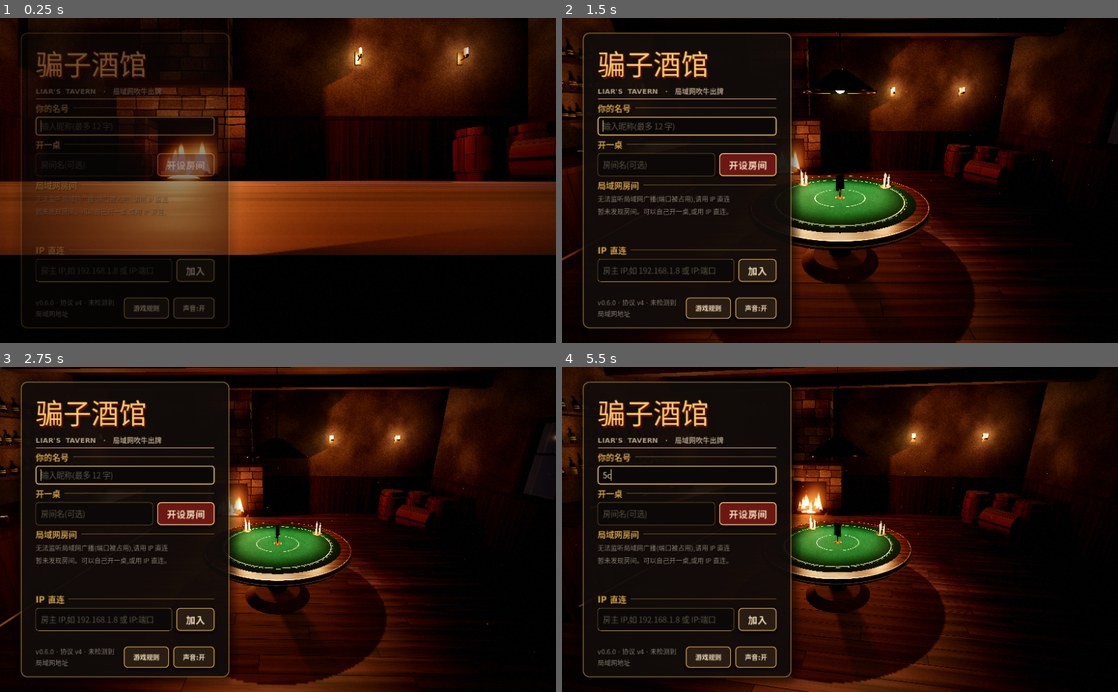
Above: before the commit, frames 1-4 (two rows, left to right).
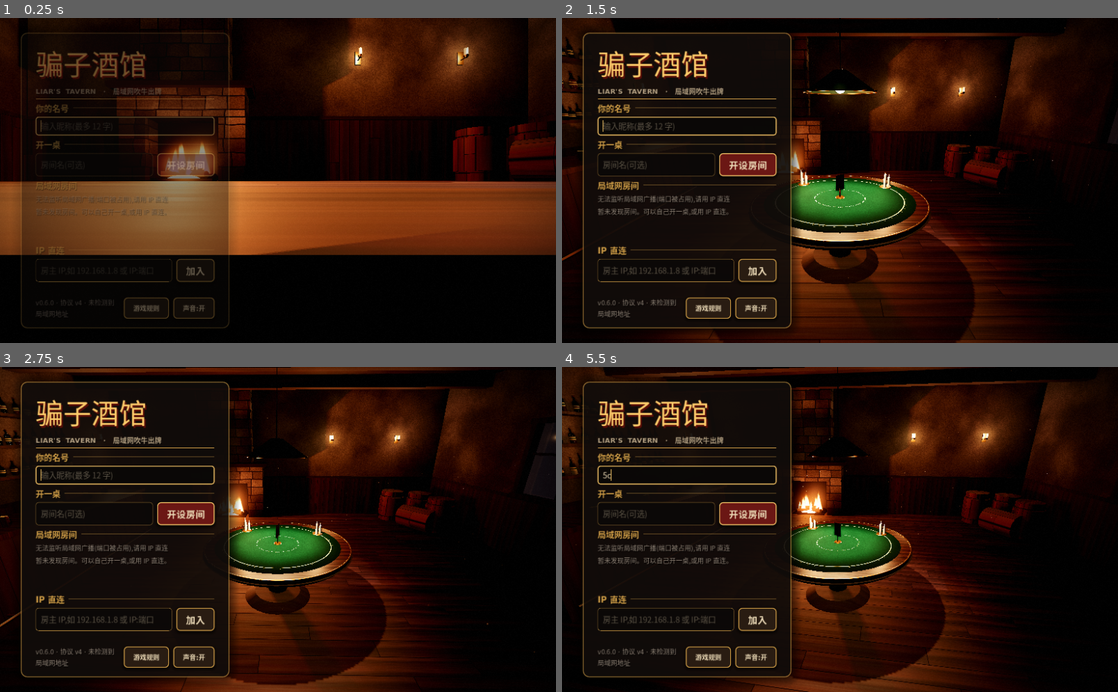
Above: after the commit, the same moments.

Repository: BoAsir/liars-tavern
Game: Godot game, scene res://src/ui/main.tscn
The game is run twice, just before and just after one commit, with the same random seed, the same clock (stepped at 60 frames per second) and the same inputs.
Inputs (mouse positions are in pixels of both pictures, inside the frame that each line leads up to):
- Up to frame 1 (0.25 s): no input
- Up to frame 2 (1.5 s): tap Enter (ui_accept) at 0.5, 0.77 s; move the mouse to (962, 164) at 0.52 s; hold Right (ui_right) 0.53-1.25 s; hold Shift 0.53-1.25 s; click (962, 164) at 0.67 s; drag from (728, 196) to (812, 245) at 1.27 s
- Up to frame 3 (2.75 s): move the mouse to (333, 458) at 2.02 s; hold Right (ui_right) from 2.03 s (still down); tap Ctrl at 2.1 s
- Up to frame 4 (5.5 s): release Right (ui_right) at 2.75 s; drag from (812, 594) to (673, 480) at 2.77 s; move the mouse to (1006, 578) at 3.52 s; hold Left (ui_left) 3.53-4.25 s; tap 5 at 3.6 s; tap Enter (ui_accept) at 3.77 s; drag from (673, 480) to (756, 448) at 4.27 s; move the mouse to (867, 529) at 5.02 s; hold Down (ui_down) from 5.03 s (still down); tap C at 5.1 s; click (867, 529) at 5.17 s

The runs differ from the first frame. In frame 1, 14% of the frame differs, in the area x 0-100%, y 50-73%; in frame 2, 1.4%; in frame 3, 1.1%; in frame 4, 1.2%.

Commit message:
fix: 每个烛台一盏灯(5→2,灯 18→15);枪钢提亮、握把改胡桃木、灯罩改珐琅(不再是黑团黑锥);桌布金线改为哑光针脚(内圈两股虚线、外圈菱形),不再泛光;啤酒液面不自发光
Co-Authored-By: Claude Opus 5.5 <noreply@anthropic.com>

Diff:
--- a/src/world/materials.gd
+++ b/src/world/materials.gd
@@ -50,9 +50,10 @@
 		"plank_width": 0.09, "plank_length": 9.0, "roughness_base": 0.7, "wear": 0.6,
 	},
 	"grip": {
-		"color_dark": Color(0.16, 0.05, 0.02), "color_light": Color(0.45, 0.17, 0.07),
+		# 胡桃木握把:原来的红木在暖光里发粉
+		"color_dark": Color(0.10, 0.055, 0.03), "color_light": Color(0.32, 0.18, 0.09),
 		"scale": 4.0, "ring_frequency": 6.0, "grain_axis": 1, "across_axis": 0,
-		"roughness_base": 0.45, "varnish": 1.0,
+		"roughness_base": 0.45, "varnish": 0.6,
 	},
 	"log": {
 		"color_dark": Color(0.07, 0.04, 0.02), "color_light": Color(0.22, 0.12, 0.06),
@@ -163,6 +164,19 @@
 		return mat)
 
 
+static func enamel(color: Color) -> StandardMaterial3D:
+	# 珐琅(灯罩):不是金属,背景近乎全黑时金属会显成一块黑;无底圆锥要看得见内壁,双面渲染
+	return _cached("enamel:" + color.to_html(), func():
+		var mat := _standard(color, 0.0, 0.5)
+		mat.cull_mode = BaseMaterial3D.CULL_DISABLED
+		return mat)
+
+
+static func beer() -> StandardMaterial3D:
+	# 啤酒液面:不自发光(原来在暗处像一块发亮的金片)
+	return _cached("beer", func(): return _standard(Color(0.78, 0.6, 0.28), 0.0, 0.25))
+
+
 static func emissive(color: Color, energy: float) -> StandardMaterial3D:
 	return _cached("emissive:%s:%.2f" % [color.to_html(), energy], func():
 		var mat := _standard(color, 0.0, 0.5)
--- a/src/world/revolver_3d.gd
+++ b/src/world/revolver_3d.gd
@@ -7,7 +7,7 @@
 const DRUM_POS := Vector3(0, 0.045, -0.035)
 const MUZZLE_POS := Vector3(0, 0.058, -0.235)
 # 合批:机身 / 转轮 / 击锤各一份共享网格(所有左轮共用);钢、铁、黄铜走顶点 PBR(prop 材质),木握把单独一个 surface
-const STEEL := [Color(0.16, 0.17, 0.2), 0.3, 0.92]    # [sRGB 颜色, 粗糙度, 金属度],枪钢
+const STEEL := [Color(0.30, 0.31, 0.34), 0.38, 0.70]  # [sRGB 颜色, 粗糙度, 金属度],枪钢:原来太黑,背景又暗,枪读成一团黑
 const BRASS := [Color(0.78, 0.56, 0.24), 0.32, 1.0]   # 同 WorldMaterials.brass()
 const IRON := [Color(0.09, 0.09, 0.1), 0.55, 0.8]     # 同 WorldMaterials.iron()
 
--- a/src/world/shaders/felt.gdshader
+++ b/src/world/shaders/felt.gdshader
@@ -25,16 +25,18 @@
 	vec3 col = mix(felt_color, felt_edge, smoothstep(radius * 0.5, radius, r));
 	col *= 0.78 + fuzz * 0.38;
 	col *= 0.9 + wear * 0.2;
-	// 刺绣:内外两道金线 + 外圈点缀的菱形针脚
+	// 刺绣:内圈两股虚线针脚、外圈一道实线、再外一圈菱形针脚。金线是哑光丝线,不再亮得像霓虹灯
 	float angle = atan(p.y, p.x);
-	float stitch = step(0.5, fract(angle * 48.0 / 6.2831853));
-	float thread = max(ring_line(r, inner_ring, 0.006), ring_line(r, outer_ring, 0.007));
-	thread = max(thread, ring_line(r, outer_ring + 0.022, 0.004) * stitch);
+	float dash = step(0.35, fract(angle * 96.0 / 6.2831853));
+	float thread = max(ring_line(r, inner_ring - 0.0045, 0.003), ring_line(r, inner_ring + 0.0045, 0.003)) * dash;
+	thread = max(thread, ring_line(r, outer_ring, 0.007));
+	float diamond = abs(r - (outer_ring + 0.022)) + abs(fract(angle * 48.0 / 6.2831853) - 0.5) * 0.02;
+	thread = max(thread, 1.0 - smoothstep(0.0, 0.0035, diamond));
 	float rim = pow(1.0 - clamp(dot(NORMAL, VIEW), 0.0, 1.0), 3.0);
 	ALBEDO = mix(col + felt_color * rim * 0.8, thread_color, thread);
-	ROUGHNESS = mix(0.95, 0.38, thread);
-	METALLIC = thread * 0.7;
-	SPECULAR = mix(0.15, 0.5, thread);
+	ROUGHNESS = mix(0.95, 0.6, thread);
+	METALLIC = thread * 0.35;
+	SPECULAR = mix(0.15, 0.4, thread);
 }
 
 void vertex() {
--- a/src/world/tavern.gd
+++ b/src/world/tavern.gd
@@ -14,6 +14,7 @@
 const WINDOW_SIZE := Vector2(1.3, 1.25)
 const WINDOW_BOTTOM := 1.15
 const SCONCE_HEIGHT := 2.15
+const CANDLE_ENERGY := 0.42   # 一支蜡烛的光(烛台的灯按支数折算)
 # 壁灯:[墙内表面上的位置, 朝向房间的偏航角]。补亮房间四周,避免只有牌桌一圈亮
 const SCONCES := [
 	[Vector3(-1.7, SCONCE_HEIGHT, 4.4), 0.0], [Vector3(1.7, SCONCE_HEIGHT, 4.4), 0.0],
@@ -196,12 +197,7 @@
 		Vector3(0, -LAMP_DROP / 2.0, 0))
 	var shade_y := -LAMP_DROP - 0.1
 	var shade_mesh := MeshKit.cylinder(0.07, 0.36, 0.2, 48, MeshKit.CAPS_TOP)
-	var shade_mat := StandardMaterial3D.new()
-	shade_mat.albedo_color = Color(0.12, 0.2, 0.14)
-	shade_mat.metallic = 0.6
-	shade_mat.roughness = 0.35
-	shade_mat.cull_mode = BaseMaterial3D.CULL_DISABLED
-	MeshKit.add(_lamp_pivot, shade_mesh, shade_mat, Vector3(0, shade_y, 0))
+	MeshKit.add(_lamp_pivot, shade_mesh, WorldMaterials.enamel(Color(0.16, 0.27, 0.19)), Vector3(0, shade_y, 0))
 	MeshKit.add(_lamp_pivot, MeshKit.torus(0.355, 0.37, 48), WorldMaterials.brass(), Vector3(0, shade_y - 0.1, 0))
 	MeshKit.add(_lamp_pivot, MeshKit.sphere(0.055), WorldMaterials.emissive(Color(1.0, 0.82, 0.55), 4.0),
 		Vector3(0, shade_y - 0.06, 0))
@@ -233,14 +229,28 @@
 func _build_candles() -> void:
 	var top_y := SeatLayout.TABLE_TOP
 	# 角度避开各座位的左轮摆放位置(3 人局 240° 座位的枪原本会穿过第二个烛台)
-	for spec in [[PI * 0.76, 3, 1.0], [PI * 1.31, 2, 7.0]]:
+	var specs := [[PI * 0.76, 3, 1.0], [PI * 1.31, 2, 7.0]]
+	for k in specs.size():
+		var spec: Array = specs[k]
 		var base := SeatLayout.direction(spec[0]) * 0.7 + Vector3(0, top_y, 0)
-		var holder := MeshKit.pivot(self, base, "Candles")
+		# 名字以 Candles 开头:性能探针按这个前缀找烛光;两个烛台各自命名,免得重名被自动改名
+		var holder := MeshKit.pivot(self, base, "Candles%d" % k)
 		MeshKit.add(holder, MeshKit.cylinder(0.07, 0.08, 0.012, 24), WorldMaterials.brass(), Vector3(0, 0.006, 0))
+		var total_height := 0.0
 		for i in spec[1]:
 			var offset := Vector3(cos(i * 2.1) * 0.035, 0, sin(i * 2.1) * 0.035) if spec[1] > 1 else Vector3.ZERO
 			var height: float = 0.07 + 0.045 * ((i * 37 + int(spec[2])) % 3)
 			_candle(holder, offset, height, spec[2] + i)
+			total_height += height
+		# 每个烛台一盏灯(每支一盏会在近处的脸上叠出亮斑):放在烛台中心、平均烛高之上,总亮度按支数折算
+		var light := OmniLight3D.new()
+		light.position = Vector3(0, 0.012 + total_height / spec[1] + 0.05, 0)
+		light.light_color = Color(1.0, 0.74, 0.48)
+		light.light_energy = CANDLE_ENERGY * spec[1] * 0.75
+		light.omni_range = 2.4
+		light.light_volumetric_fog_energy = 0.4
+		holder.add_child(light)
+		_flickers.append({"light": light, "base": light.light_energy, "speed": 6.0, "depth": 0.35, "seed": spec[2] * 13.0})
 
 
 func _flame(parent: Node3D, size: Vector2, pos: Vector3, intensity: float, seed: float) -> MeshInstance3D:
@@ -258,14 +268,6 @@
 		Vector3.ZERO, Vector3(0.6, 1.4, 0.6))
 	var flame_y := 0.012 + height + 0.026
 	_flame(parent, Vector2(0.03, 0.06), offset + Vector3(0, flame_y, 0), 4.0, seed)
-	var light := OmniLight3D.new()
-	light.position = offset + Vector3(0, flame_y + 0.02, 0)
-	light.light_color = Color(1.0, 0.74, 0.48)
-	light.light_energy = 0.42
-	light.omni_range = 2.2
-	light.light_volumetric_fog_energy = 0.4
-	parent.add_child(light)
-	_flickers.append({"light": light, "base": light.light_energy, "speed": 6.0, "depth": 0.35, "seed": seed * 13.0})
 
 
 # —— 壁炉 ——
@@ -341,8 +343,7 @@
 
 func _mug(parent: Node3D, base: Vector3) -> void:
 	MeshKit.add(parent, MeshKit.cylinder(0.045, 0.042, 0.12, 16), WorldMaterials.wood("barrel"), base + Vector3(0, 0.06, 0))
-	MeshKit.add(parent, MeshKit.cylinder(0.04, 0.04, 0.005, 16), WorldMaterials.emissive(Color(0.95, 0.85, 0.6), 0.2),
-		base + Vector3(0, 0.118, 0))
+	MeshKit.add(parent, MeshKit.cylinder(0.04, 0.04, 0.005, 16), WorldMaterials.beer(), base + Vector3(0, 0.118, 0))
 	MeshKit.add(parent, MeshKit.torus(0.025, 0.035, 12), WorldMaterials.iron(), base + Vector3(0.05, 0.06, 0),
 		Vector3(90, 0, 0))
 
--- a/tests/test_scene_budget.gd
+++ b/tests/test_scene_budget.gd
@@ -69,7 +69,7 @@
 func test_census_is_within_current_limits():
 	var census := SceneCensus.count(_tavern)
 	assert_lte(census["shadow_lights"], 3)
-	assert_lte(census["lights"], 18)
+	assert_lte(census["lights"], 16)
 
 
 func test_all_flames_share_one_material_with_distinct_seeds():
@@ -158,3 +158,11 @@
 	assert_eq(fire.shadow_caster_mask, MeshKit.LAYER_WORLD)
 	for patron in _tavern.find_children("*", "Patron", true, false):
 		assert_eq(patron.get_node("Body/BodyMesh").layers, MeshKit.LAYER_WORLD)
+
+
+func test_each_candle_holder_has_one_light():
+	# 每支蜡烛一盏灯时,烛光在近处的脸上叠出亮斑,还多花约 0.4 ms;每个烛台一盏就够
+	var holders := _tavern.get_children().filter(func(n): return String(n.name).begins_with("Candles"))
+	assert_eq(holders.size(), 2)
+	for holder in holders:
+		assert_eq(holder.find_children("*", "OmniLight3D", false, false).size(), 1, holder.name)
